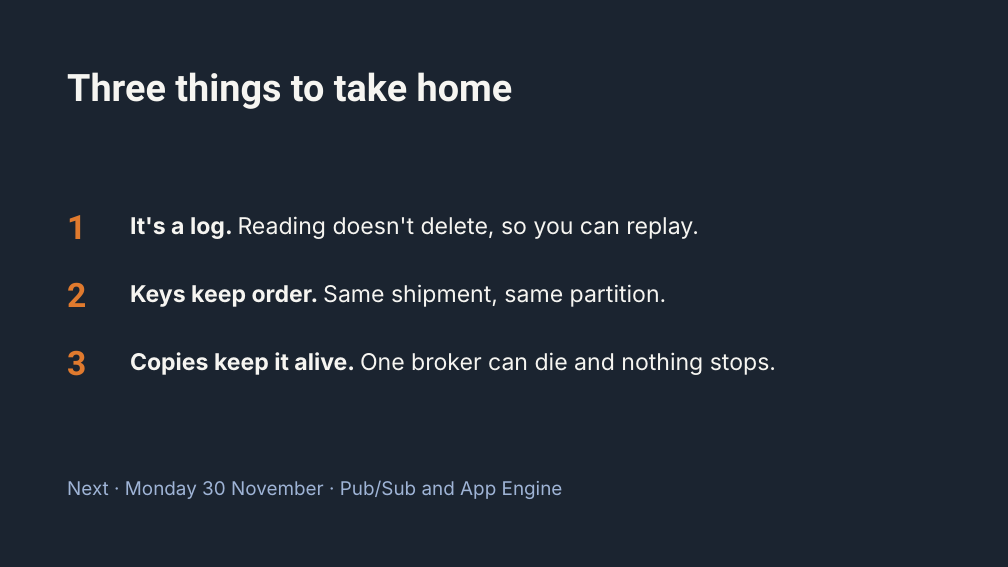
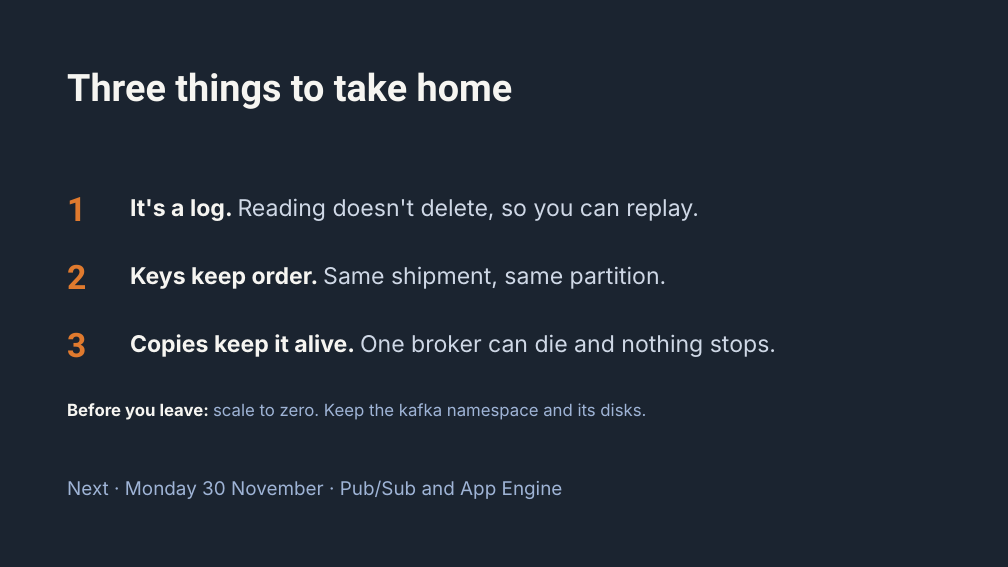
Before and after one commit to mdl-erfan/cloud-computing-srh, a slide deck: slide 14 of sessions/05-kafka-on-gke/slides/session-05-kafka-on-gke.pptx (slide 13 before the commit). Drawn at 1008x567 pixels with LibreOffice and Linux fonts; fonts in the diff are those of the drawing. Boxes give left, top, right and bottom in pixels: in the first picture for what was removed or moved away, otherwise in the second. Text is boxed around its words. In the diff, an @@ line names an element or a change of style, - is before the commit and + after.

```diff
--- a/sessions/05-kafka-on-gke/slides/session-05-kafka-on-gke.pptx
+++ b/sessions/05-kafka-on-gke/slides/session-05-kafka-on-gke.pptx
@@ text "It's a log. Reading doesn't ..." at (130,198,699,221): text colour #F6F5F1 to #CFD8E6 in "Reading doesn't delete, so you can replay." @@
@@ 6 texts: place and size @@
-6 texts at (67,215,776,376)
+6 texts at (67,197,776,358)
@@ text "Keys keep order. Same shipment, ..." at (130,266,667,289): text colour #F6F5F1 to #CFD8E6 in "Same shipment, same partition." @@
@@ text "Copies keep it alive. One ..." at (130,334,776,357): text colour #F6F5F1 to #CFD8E6 in "One broker can die and nothing stops." @@
@@ text added at (67,403,646,420), 16 pt, text #9FB4D6 @@
+Before you leave: scale to zero. Keep the kafka namespace and its disks.
```
Also in this commit, not shown: 4 other slides changed, 1 slide added.
